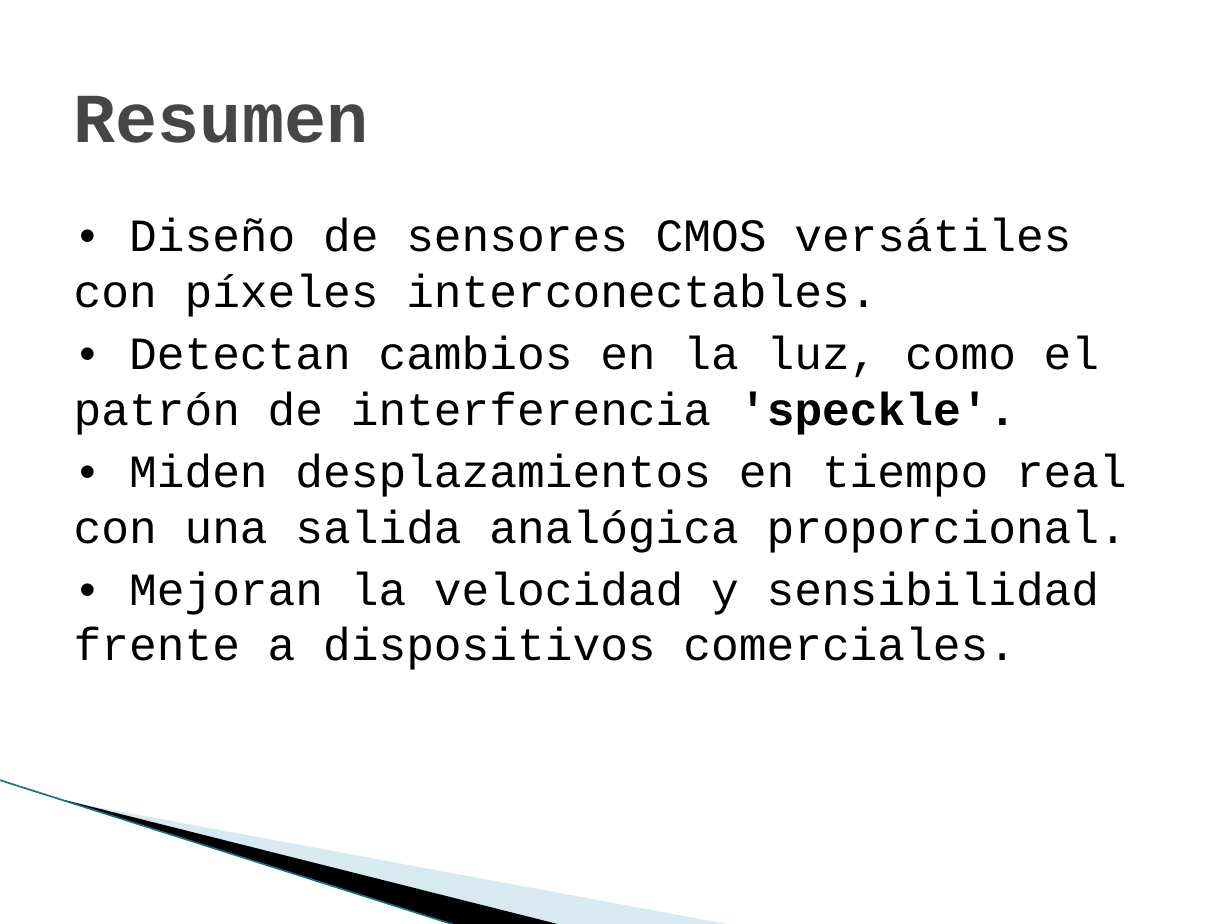
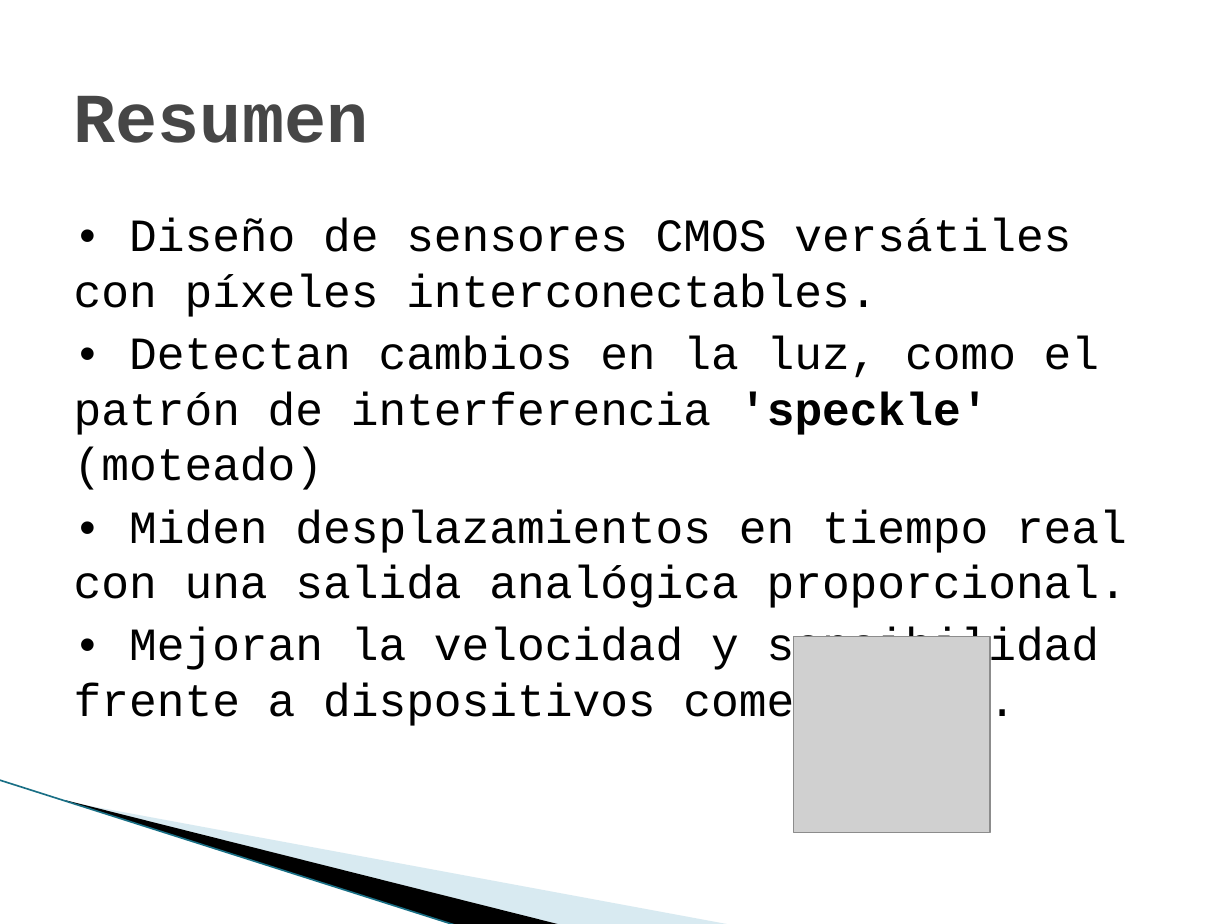
Before and after one commit to marianomorel/maestria-repo, a slide deck: slide 2 of sensores_cmos_presentacion.pptx. Drawn at 1232x924 pixels with LibreOffice and Linux fonts; fonts in the diff are those of the drawing; grey boxes stand for pictures; background and template pictures are left out. Boxes give left, top, right and bottom in pixels: in the first picture for what was removed or moved away, otherwise in the second. Text is boxed around its words. In the diff, an @@ line names an element or a change of style, - is before the commit and + after.

```diff
--- a/sensores_cmos_presentacion.pptx
+++ b/sensores_cmos_presentacion.pptx
@@ text at box(74, 336, 1099, 490): text changed @@
-• Detectan cambios en la luz, como el patrón de interferencia 'speckle'.
+• Detectan cambios en la luz, como el patrón de interferencia 'speckle' (moteado)
@@ picture added at box(793, 637, 991, 833) @@
```
Also in this commit, not shown: 7 other slides changed, 6 other files.
